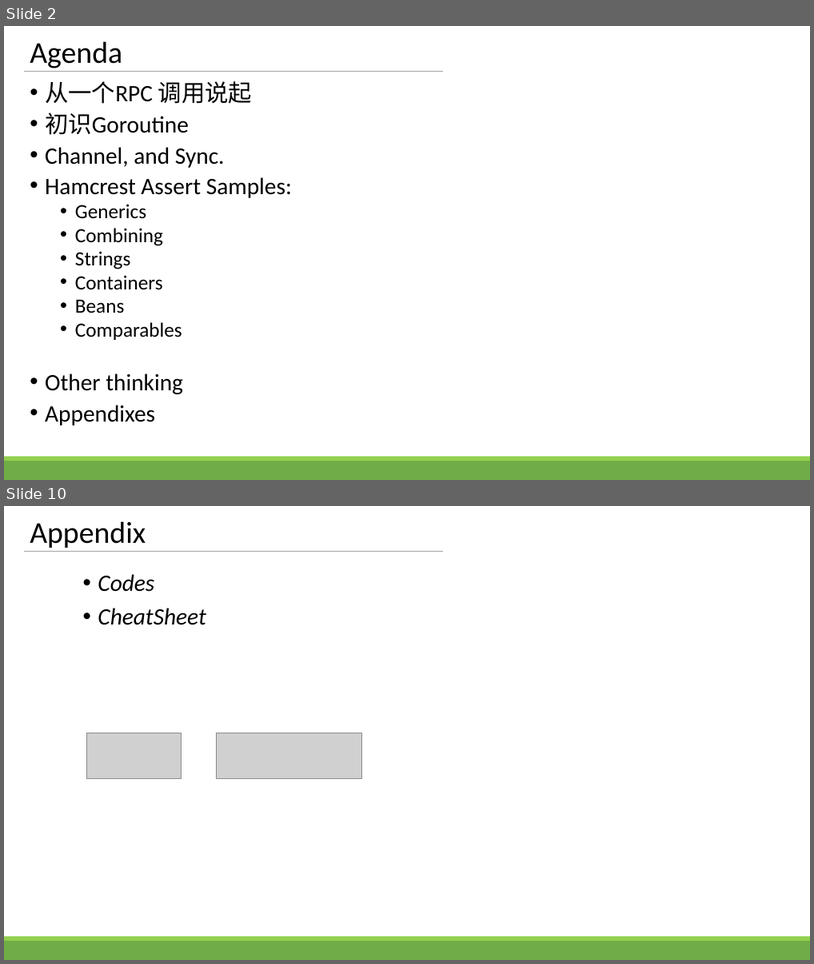
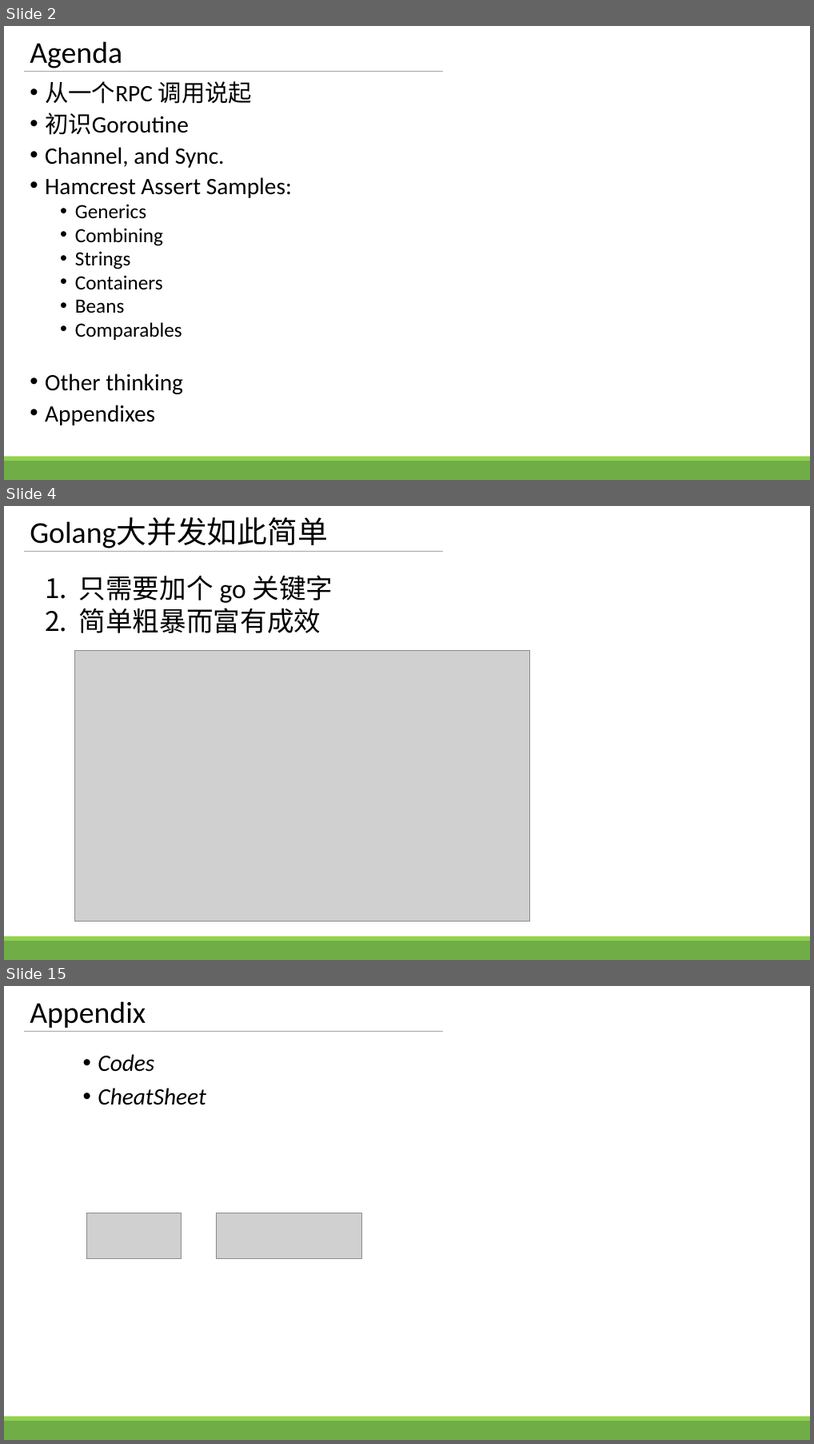
Before and after one commit to zhengbr2/sharing, a slide deck: GolangConcurency.pptx. Shown one above the other, each under a label of ours: slides 2 and 10 before the commit, slides 2, 4 and 15 after it; the slides between them are not shown. The pictures are 814x964 and 814x1444 pixels, drawn with LibreOffice and Linux fonts; fonts in the diff are those of the drawing; grey boxes stand for pictures. Boxes give left, top, right and bottom in pixels: in the first picture for what was removed or moved away, otherwise in the second. Text is boxed around its words. In the diff, an @@ line names an element or a change of style, - is before the commit and + after.

```diff
--- a/GolangConcurency.pptx
+++ b/GolangConcurency.pptx
@@ slide 4 added at [4, 506, 810, 960], background #FFFFFF; not listed: 3 template elements that a slide beside it also shows @@
@@ title added at [30, 517, 328, 548], 36 pt, text #000000 @@
+Golang大并发如此简单
@@ text added at [79, 575, 333, 633], 32 pt, text #000000 @@
+1. 只需要加个 go 关键字
+2. 简单粗暴而富有成效
@@ picture added at [74, 650, 530, 921] @@
@@ what was slide 10 is now slide 15 @@
```
Also in this commit, not shown: 6 slides changed, 5 other slides added, 1 slide removed, 6 other files.
